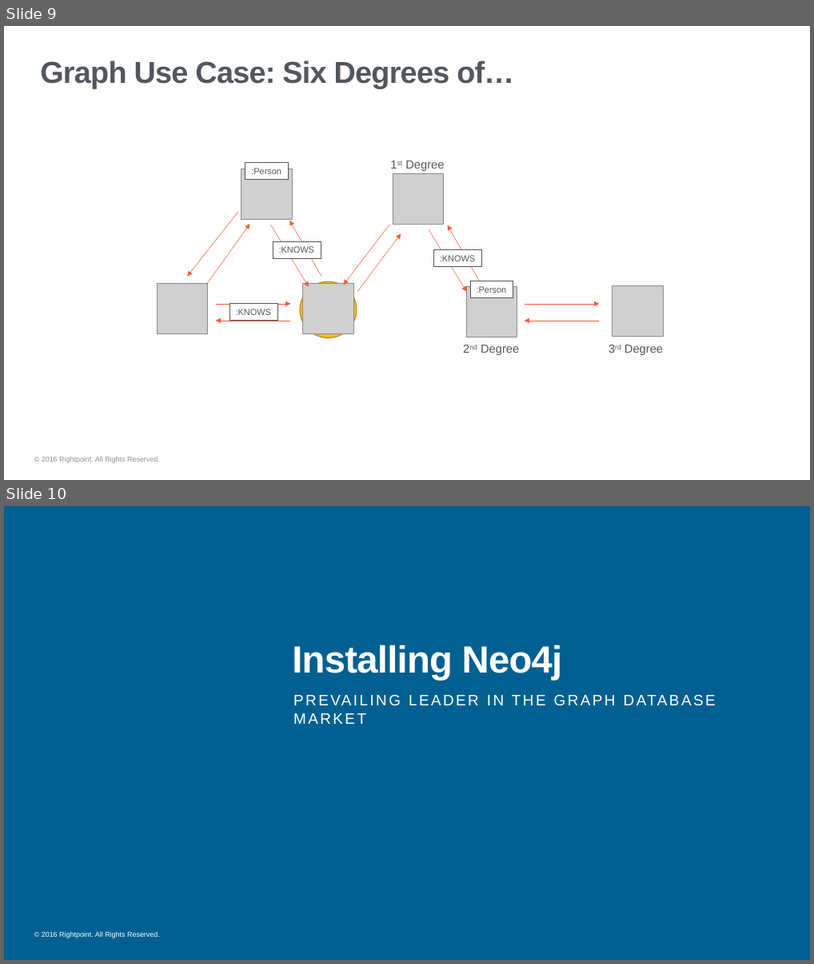
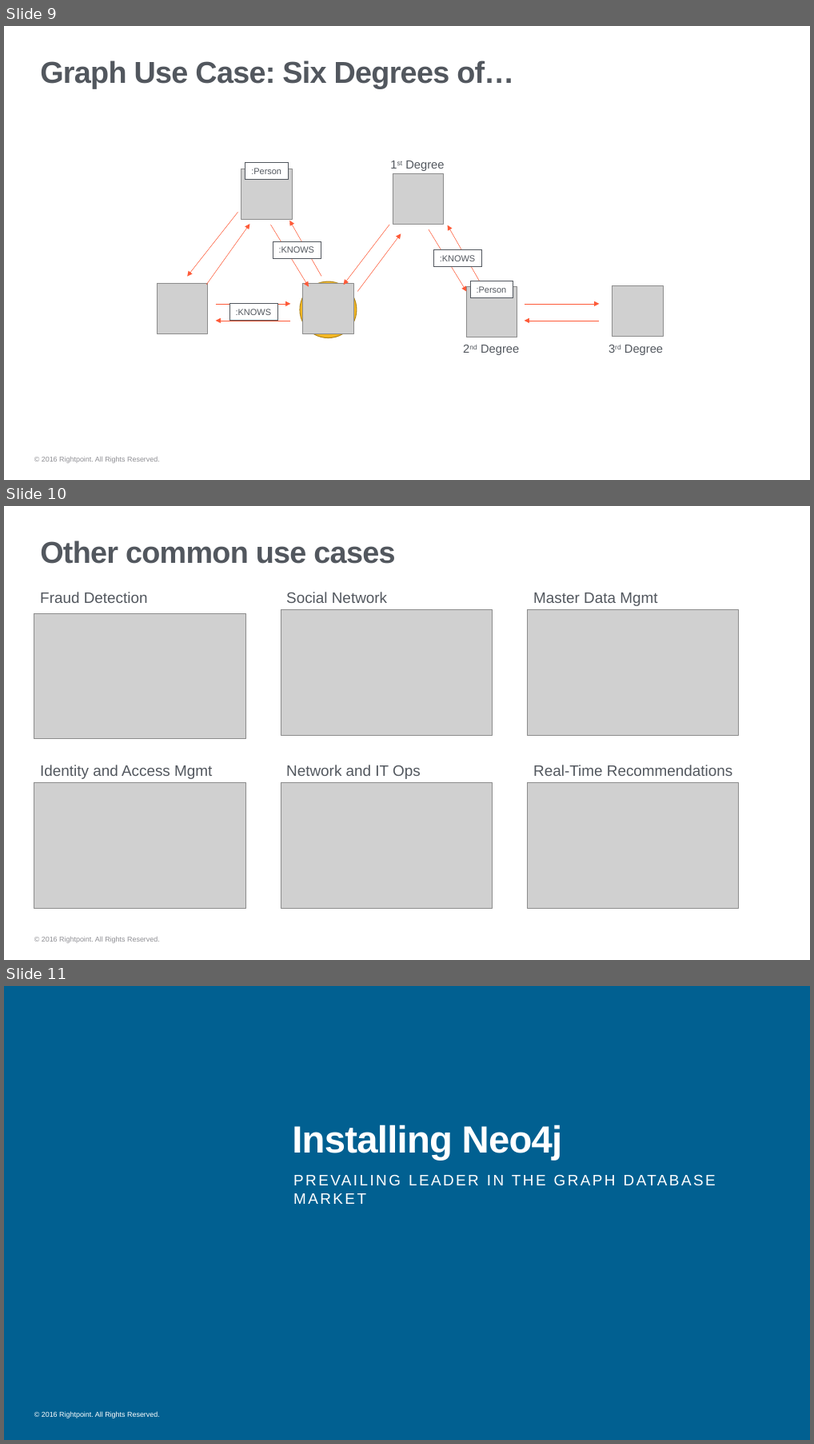
Before and after one commit to brbarnett/Neo4jBff, a slide deck: Presentation/BFF - Neo4j.pptx. Shown one above the other, each under a label of ours: slides 9 and 10 before the commit, slides 9, 10 and 11 after it. The pictures are 814x964 and 814x1444 pixels, drawn with LibreOffice and Linux fonts; fonts in the diff are those of the drawing; grey boxes stand for pictures; background and template pictures are left out. Boxes give left, top, right and bottom in pixels: in the first picture for what was removed or moved away, otherwise in the second. Text is boxed around its words. In the diff, an @@ line names an element or a change of style, - is before the commit and + after.

```diff
--- a/Presentation/BFF - Neo4j.pptx
+++ b/Presentation/BFF - Neo4j.pptx
@@ slide 10 added at <box>4,506,810,960</box>, background #FFFFFF; not listed: 1 template element that a slide beside it also shows @@
@@ title added at <box>40,540,395,564</box>, 36 pt, text #52575E, bold @@
+Other common use cases
@@ text added at <box>40,592,148,603</box>, 18 pt, text #52575E @@
+Fraud Detection
@@ text added at <box>286,592,387,603</box>, 18 pt, text #52575E @@
+Social Network
@@ text added at <box>534,592,658,606</box>, 18 pt, text #52575E @@
+Master Data Mgmt
@@ picture added at <box>34,613,246,738</box> @@
@@ picture added at <box>281,609,493,735</box> @@
@@ picture added at <box>527,609,739,735</box> @@
@@ text added at <box>40,764,212,779</box>, 18 pt, text #52575E @@
+Identity and Access Mgmt
@@ text added at <box>286,764,421,779</box>, 18 pt, text #52575E @@
+Network and IT Ops
@@ text added at <box>534,764,733,776</box>, 18 pt, text #52575E @@
+Real-Time Recommendations
@@ picture added at <box>34,783,246,908</box> @@
@@ picture added at <box>281,783,493,908</box> @@
@@ picture added at <box>527,783,739,908</box> @@
@@ what was slide 10 is now slide 11 @@
```
Also in this commit, not shown: 2 slides changed.
